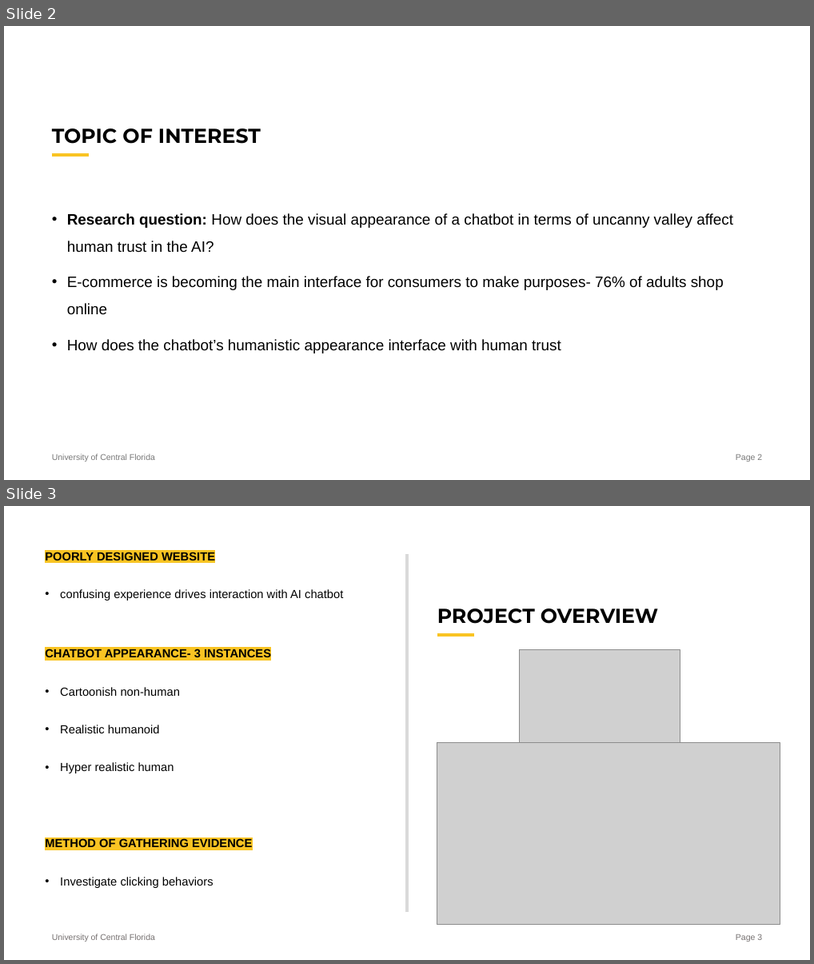
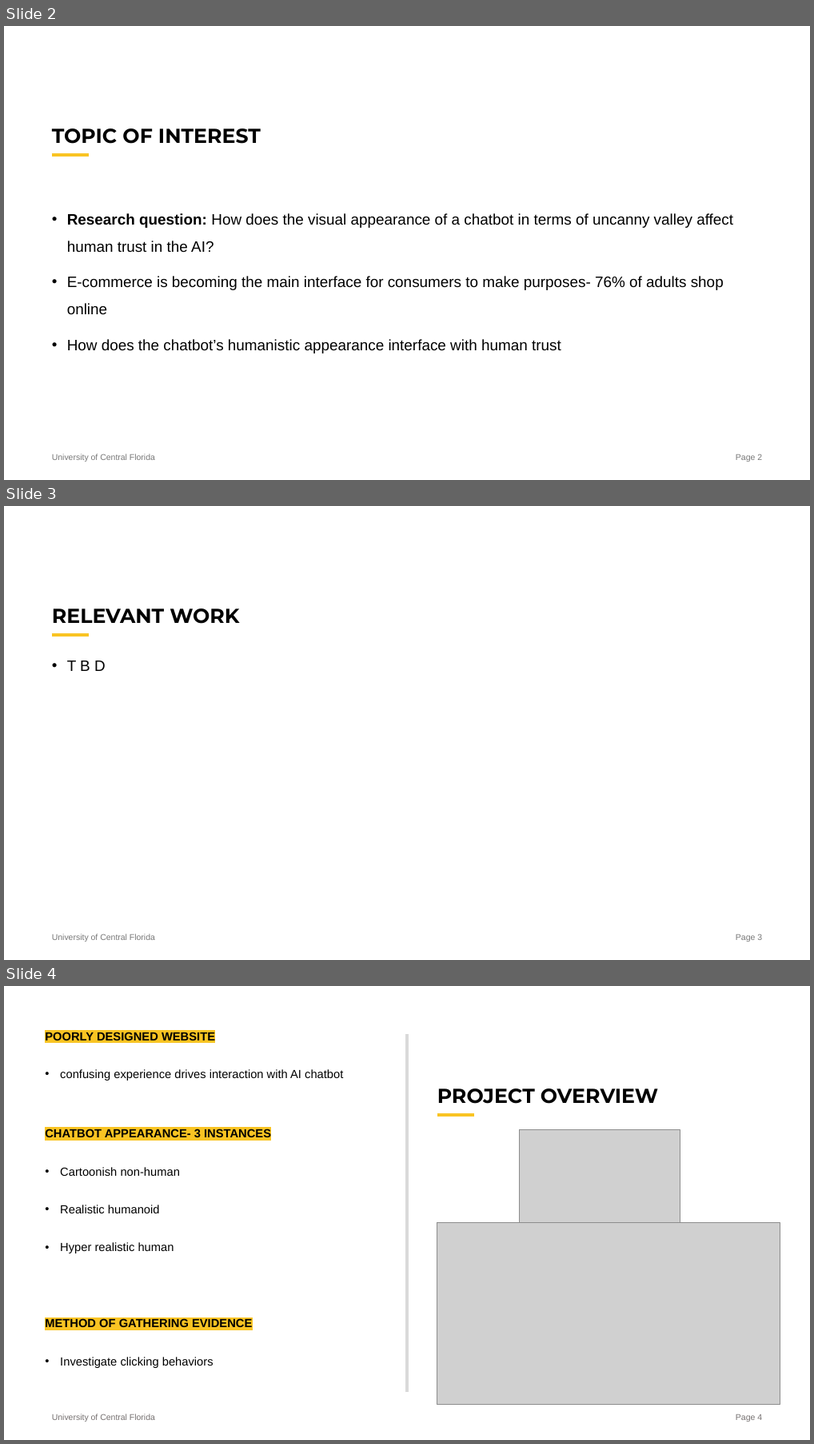
Before and after one commit to SassManMcGee/AITakeover-1985-, a slide deck: AITakeover_presentation.potx. Shown one above the other, each under a label of ours: slides 2 and 3 before the commit, slides 2, 3 and 4 after it. The pictures are 814x964 and 814x1444 pixels, drawn with LibreOffice and Linux fonts; fonts in the diff are those of the drawing; grey boxes stand for pictures. Boxes give left, top, right and bottom in pixels: in the first picture for what was removed or moved away, otherwise in the second. Text is boxed around its words. In the diff, an @@ line names an element or a change of style, - is before the commit and + after.

```diff
--- a/AITakeover_presentation.potx
+++ b/AITakeover_presentation.potx
@@ slide 3 added at [4, 506, 810, 960], background #FFFFFF; not listed: 3 template elements that a slide beside it also shows @@
@@ title added at [52, 608, 239, 624], 24 pt, text #000000, bold @@
+RELEVANT WORK
@@ text added at [67, 660, 106, 671], 18 pt, text #000000 @@
+• T B D
@@ what was slide 3 is now slide 4 @@
@@ page number at [736, 1414, 762, 1421]: text changed @@
-Page 3
+Page 4
```
Also in this commit, not shown: 1 slide changed, 1 other slide added, 1 slide removed.
